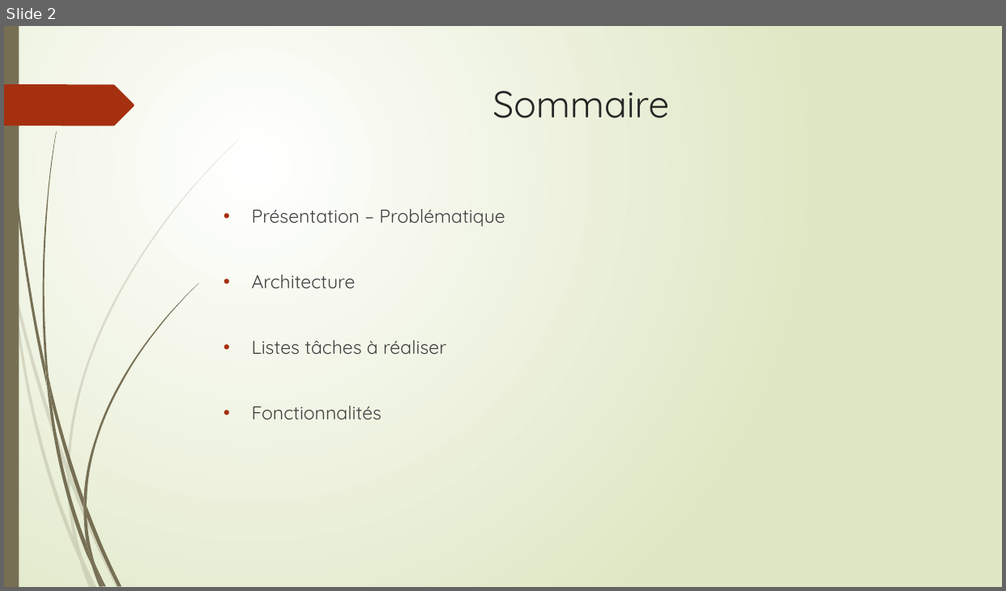
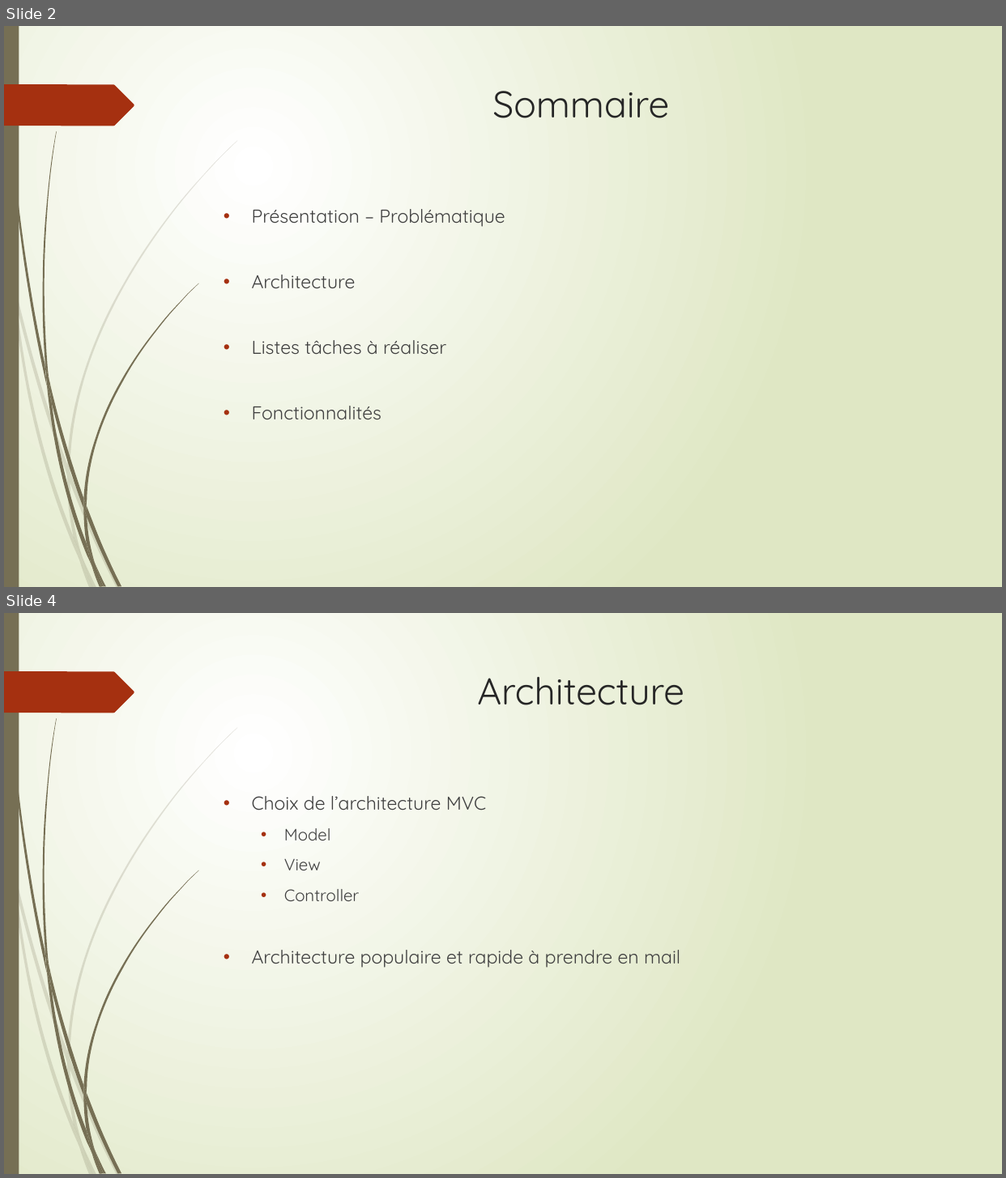
Before and after one commit to Eight-sama/Projet-Parking, a slide deck: web/PPE Projet Parking.pptx. Shown one above the other, each under a label of ours: slide 2 before the commit, slides 2 and 4 after it; the slides between them are not shown. The pictures are 1006x591 and 1006x1178 pixels, drawn with LibreOffice and Linux fonts; fonts in the diff are those of the drawing. Boxes give left, top, right and bottom in pixels: in the first picture for what was removed or moved away, otherwise in the second. Text is boxed around its words. In the diff, an @@ line names an element or a change of style, - is before the commit and + after.

```diff
--- a/web/PPE Projet Parking.pptx
+++ b/web/PPE Projet Parking.pptx
@@ slide 4 added at bbox=[4, 613, 1002, 1174], background gradient #FFFFFF to #DFE8C4; not listed: 24 template elements that a slide beside it also shows @@
@@ title added at bbox=[477, 677, 684, 705], 36 pt, text #262626 @@
+Architecture
@@ text added at bbox=[252, 796, 680, 968], 18 pt, text #404040 @@
+• Choix de l’architecture MVC
+  • Model
+  • View
+  • Controller
+• Architecture populaire et rapide à prendre en mail
```
Also in this commit, not shown: 1 slide changed, 2 other slides added, 1 other file.
